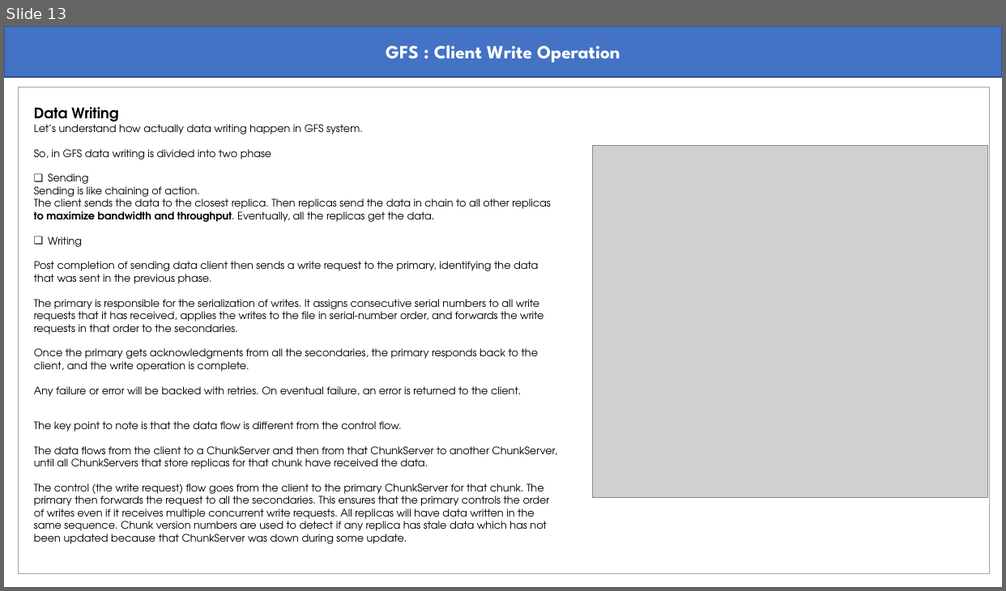
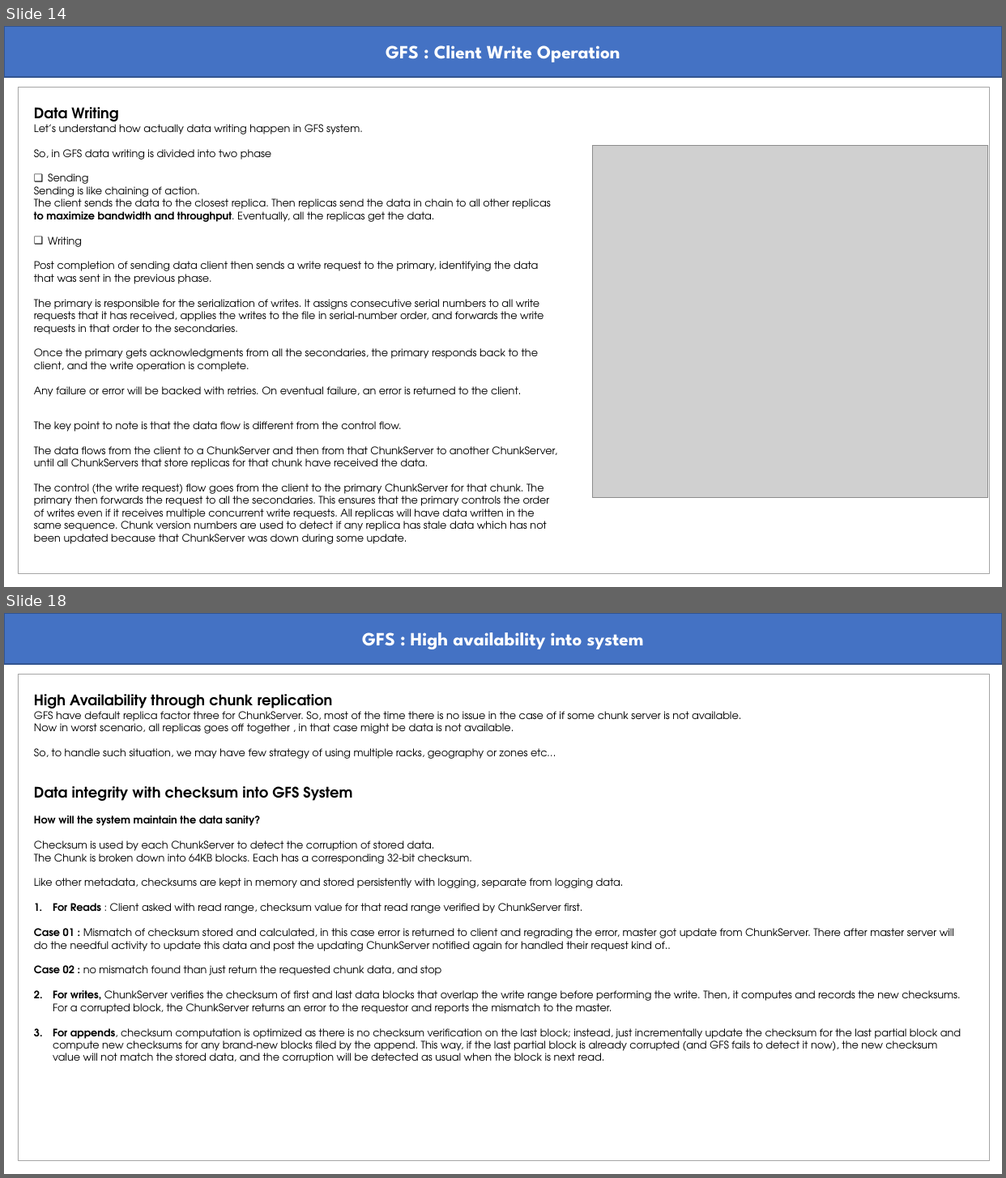
Before and after one commit to abmishra1234/Advanced-System-Design, a slide deck: GFS.pptx. Shown one above the other, each under a label of ours: slide 13 before the commit, slides 14 and 18 after it; the slides between them are not shown. The pictures are 1006x591 and 1006x1178 pixels, drawn with LibreOffice and Linux fonts; fonts in the diff are those of the drawing; grey boxes stand for pictures. Boxes give left, top, right and bottom in pixels: in the first picture for what was removed or moved away, otherwise in the second. Text is boxed around its words. In the diff, an @@ line names an element or a change of style, - is before the commit and + after.

```diff
--- a/GFS.pptx
+++ b/GFS.pptx
@@ slide 18 added at (4, 613, 1002, 1174), background #FFFFFF @@
@@ rectangle added at (4, 613, 1002, 664), fill #4472C4, outline #325491 1 pt, 18 pt, text #FFFFFF, bold @@
+GFS : High availability into system
@@ rectangle added at (19, 674, 990, 1161), outline #A5A5A5 0.75 pt @@
@@ text added at (34, 694, 961, 1063), 10 pt, text #000000 @@
+High Availability through chunk replication
+GFS have default replica factor three for ChunkServer. So, most of the time there is no issue in the case of if some chunk server is not available.
+Now in worst scenario, all replicas goes off together , in that case might be data is not available.
+So, to handle such situation, we may have few strategy of using multiple racks, geography or zones etc…
+Data integrity with checksum into GFS System
+How will the system maintain the data sanity?
+Checksum is used by each ChunkServer to detect the corruption of stored data.
+The Chunk is broken down into 64KB blocks. Each has a corresponding 32-bit checksum.
+Like other metadata, checksums are kept in memory and stored persistently with logging, separate from logging data.
+1. For Reads : Client asked with read range, checksum value for that read range verified by ChunkServer first.
+Case 01 : Mismatch of checksum stored and calculated, in this case error is returned to client and regrading the error, master got update from ChunkServer. There after master server will do the needful activity to update this data and post the updating ChunkServer notified again for handled their request kind of..
+Case 02 : no mismatch found than just return the requested chunk data, and stop
+2. For writes, ChunkServer verifies the checksum of first and last data blocks that overlap the write range before performing the write. Then, it computes and records the new checksums. For a corrupted block, the ChunkServer returns an error to the requestor and reports the mismatch to the master.
+3. For appends, checksum computation is optimized as there is no checksum verification on the last block; instead, just incrementally update the checksum for the last partial block and compute new checksums for any brand-new blocks filed by the append. This way, if the last partial block is already corrupted (and GFS fails to detect it now), the new checksum value will not match the stored data, and the corruption will be detected as usual when the block is next read.
@@ what was slide 13 is now slide 14 @@
```
Also in this commit, not shown: 1 slide changed, 6 other slides added.
